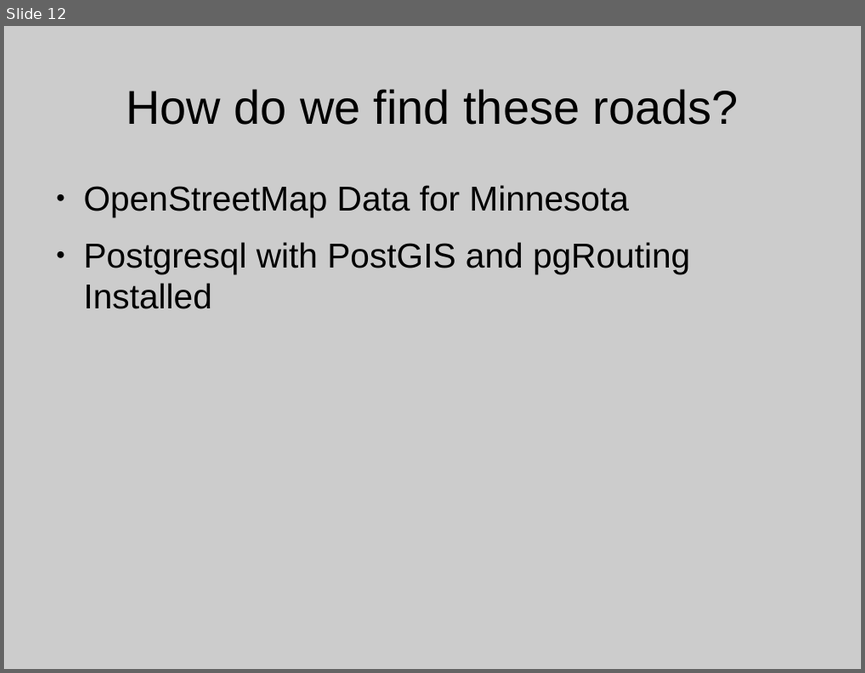
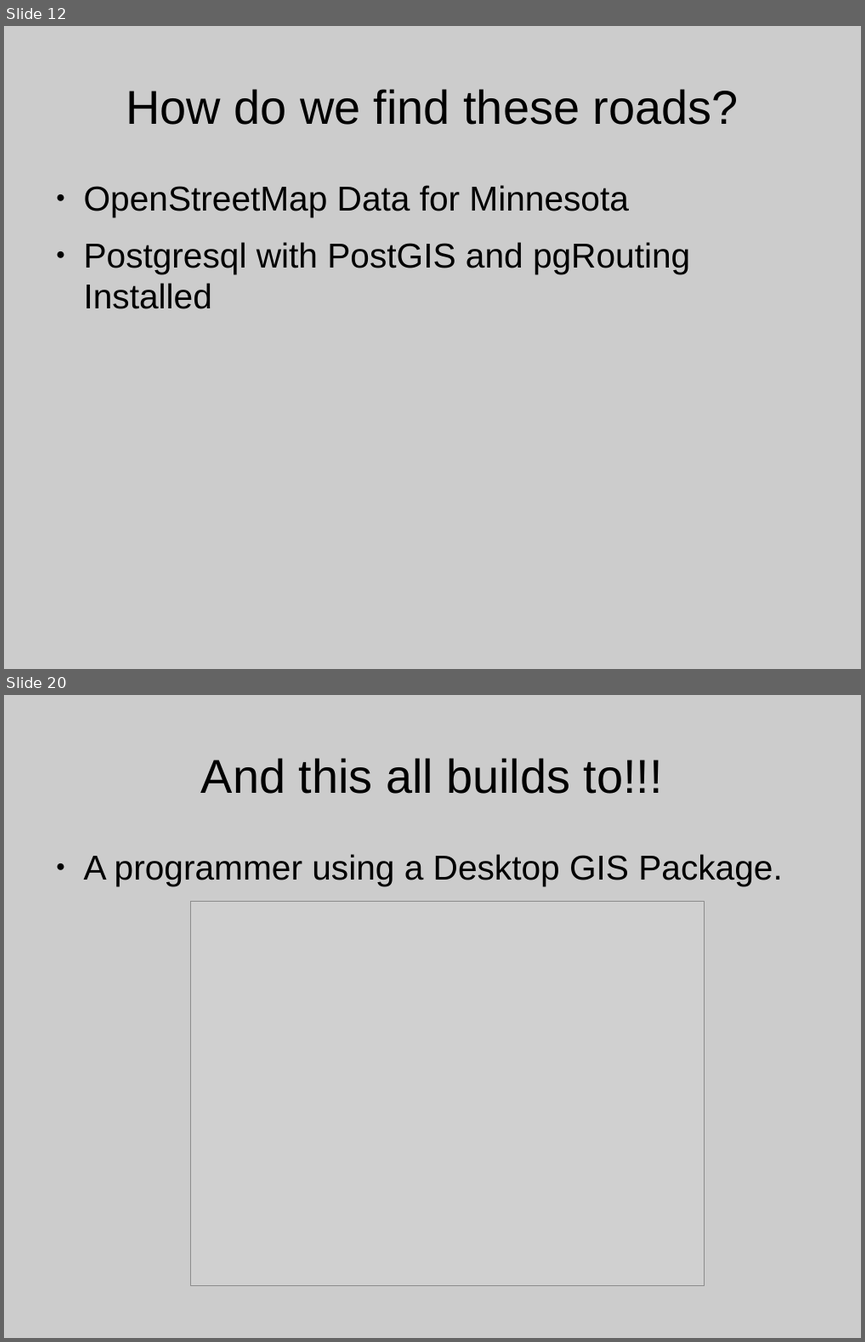
Before and after one commit to theduckylittle/routing-for-fun, a slide deck: UMGEOCON Presentation.odp. Shown one above the other, each under a label of ours: slide 12 before the commit, slides 12 and 20 after it; the slides between them are not shown. The pictures are 865x673 and 865x1342 pixels, drawn with LibreOffice and Linux fonts; fonts in the diff are those of the drawing; grey boxes stand for pictures; background and template pictures are left out. Boxes give left, top, right and bottom in pixels: in the first picture for what was removed or moved away, otherwise in the second. Text is boxed around its words. In the diff, an @@ line names an element or a change of style, - is before the commit and + after.

```diff
--- a/UMGEOCON Presentation.odp
+++ b/UMGEOCON Presentation.odp
@@ slide 20 added at [4, 695, 861, 1338], background #CCCCCC @@
@@ title added at [201, 758, 663, 794], 44 pt, text #000000 @@
+And this all builds to!!!
@@ text added at [84, 854, 782, 886], 32 pt, text #000000 @@
+● A programmer using a Desktop GIS Package.
@@ picture added at [191, 901, 704, 1286] @@
```
Also in this commit, not shown: 11 other slides added, 1 slide removed, 1 other file.
